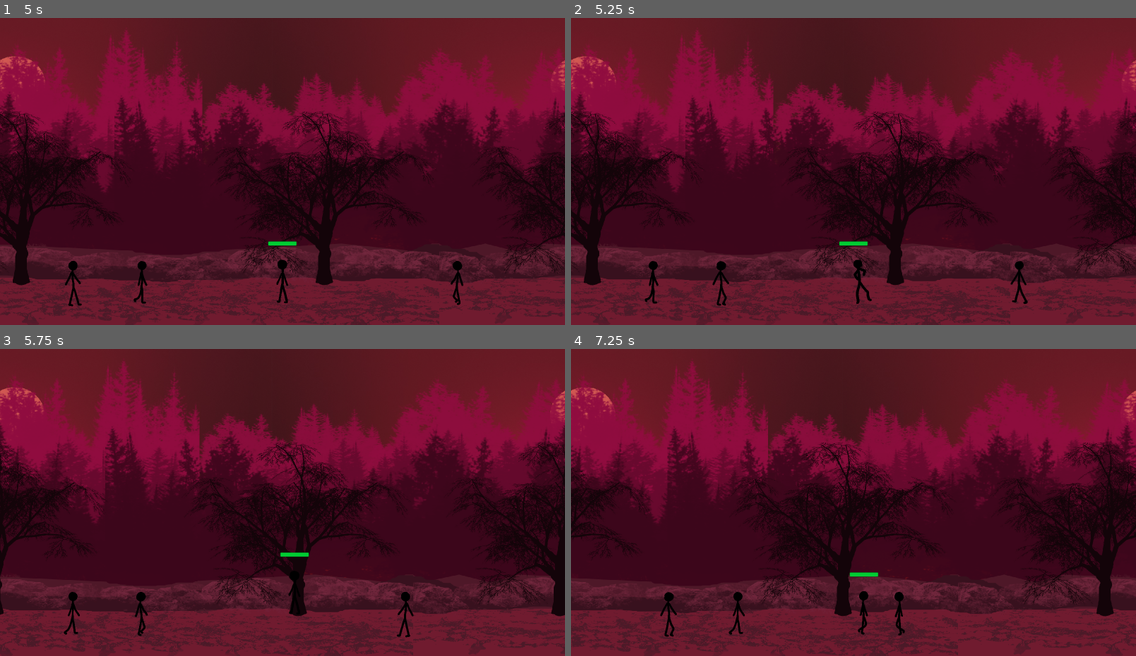
Above: before the commit, frames 1-4 (two rows, left to right).
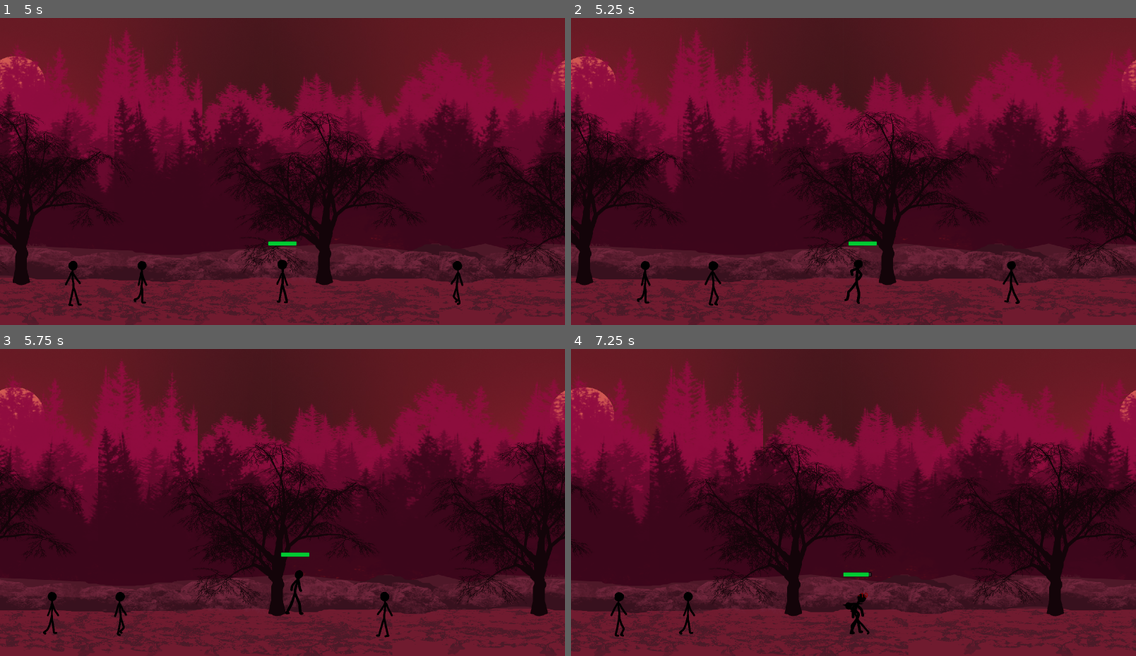
Above: after the commit, the same moments.

Repository: SUGANTH-V-27/stickman
Game: Godot game, scene res://scenes/main.tscn
The game is run twice, just before and just after one commit, with the same random seed, the same clock (stepped at 60 frames per second) and the same inputs.
Inputs (mouse positions are in pixels of both pictures, inside the frame that each line leads up to):
- Up to frame 1 (5 s): click "➤ CONTINUE" at 0.5 s; click "🎮 START GAME" at 1.25 s; tap Enter at 2 s; move the mouse to (406, 156) at 2.02 s; hold Right (ui_right) 2.03-2.75 s; hold P (attack) 2.03-2.75 s; click (406, 156) at 2.17 s; tap Up (jump) at 2.27, 2.57 s; tap K (kick) at 2.3 s; drag from (169, 186) to (299, 254) at 2.77 s; move the mouse to (339, 103) at 3.52 s; hold Left (ui_left) 3.53-4.25 s; hold Up (jump) 3.53-4.25 s; tap P (attack) at 3.8 s; drag from (254, 232) to (107, 275) at 4.27 s
- Up to frame 2 (5.25 s): move the mouse to (1023, 217) at 5.02 s; hold Right (ui_right) from 5.03 s (still down); hold K (kick) from 5.03 s (still down)
- Up to frame 3 (5.75 s): keep holding Right (ui_right); keep holding K (kick); tap Up (jump) at 5.27, 5.3, 5.57 s
- Up to frame 4 (7.25 s): release Right (ui_right) at 5.75 s; release K (kick) at 5.75 s; drag from (684, 456) to (717, 606) at 5.77 s; move the mouse to (881, 502) at 6.52 s; hold Right (ui_right) from 6.53 s (still down); hold K (kick) from 6.53 s (still down); tap Enter at 6.6 s; click (881, 502) at 6.67 s

Frame 1 is identical in both runs. In frame 2, 12% of the frame differs, in the area x 0-100%, y 6-100%; in frame 3, 18%; in frame 4, 25%, in the area x 0-100%, y 4-100%.

Commit message:
button logic added ,shld test

Diff:
--- a/scenes/mobilecontrol.gd
+++ b/scenes/mobilecontrol.gd
@@ -8,43 +8,49 @@
 @onready var attack_button: Button = $AttackButton
 @onready var kick_button: Button = $KickButton
 
+# Shared input state dictionary (same keys as Player.gd)
+var input_states := {
+	"ui_left": false,
+	"ui_right": false,
+	"jump": false,
+	"attack": false,
+	"kick": false
+}
 
 func setup_controls():
 	if player == null:
 		push_error("Player not assigned to MobileControls!")
 		return
 
-	# Movement buttons
-	left_button.button_down.connect(func(): Input.action_press("ui_left"))
-	left_button.button_up.connect(func(): Input.action_release("ui_left"))
+	# Left movement
+	left_button.button_down.connect(func(): input_states["ui_left"] = true)
+	left_button.button_up.connect(func(): input_states["ui_left"] = false)
 
-	right_button.button_down.connect(func(): Input.action_press("ui_right"))
-	right_button.button_up.connect(func(): Input.action_release("ui_right"))
+	# Right movement
+	right_button.button_down.connect(func(): input_states["ui_right"] = true)
+	right_button.button_up.connect(func(): input_states["ui_right"] = false)
 
-	# Jump button
-	jump_button.button_down.connect(func(): Input.action_press("jump"))
-	jump_button.button_up.connect(func(): Input.action_release("jump"))
+	# Jump
+	jump_button.button_down.connect(func(): input_states["jump"] = true)
+	jump_button.button_up.connect(func(): input_states["jump"] = false)
 
-	# Attack button
-	attack_button.button_down.connect(func(): Input.action_press("attack"))
-	attack_button.button_up.connect(func(): Input.action_release("attack"))
+	# Attack
+	attack_button.button_down.connect(func(): input_states["attack"] = true)
+	attack_button.button_up.connect(func(): input_states["attack"] = false)
 
-	# Kick button
-	kick_button.button_down.connect(func(): Input.action_press("kick"))
-	kick_button.button_up.connect(func(): Input.action_release("kick"))
-
+	# Kick
+	kick_button.button_down.connect(func(): input_states["kick"] = true)
+	kick_button.button_up.connect(func(): input_states["kick"] = false)
 
 func adjust_button_sizes():
-	var is_mobile := OS.has_feature("mobile") or DisplayServer.is_touchscreen_available()
+	var is_mobile := (OS.get_name() in ["Android", "iOS"]) or DisplayServer.is_touchscreen_available()
 
 	if is_mobile:
-		# Show buttons on mobile with 150x150 size
 		var target_size := Vector2(150, 150)
 		for button in [left_button, right_button, jump_button, attack_button, kick_button]:
 			button.visible = true
 			button.custom_minimum_size = target_size
 			button.set_size(target_size)
 	else:
-		# Hide buttons completely on desktop/laptop
 		for button in [left_button, right_button, jump_button, attack_button, kick_button]:
 			button.visible = false
--- a/scenes/player.gd
+++ b/scenes/player.gd
@@ -17,20 +17,25 @@
 signal health_changed(current: int, max: int)
 
 var _hit_recovering := false
-var lock_movement_during_attack := false
 
 # -------------------- NODES --------------------
 @onready var sprite: AnimatedSprite2D = $AnimatedSprite2D
 @onready var punch_hitbox: Area2D = $punchhitbox
 @onready var kick_hitbox: Area2D = $kickhitbox
 @onready var health_bar: ProgressBar = $HealthBar
-
-@onready var camera: Camera2D = $Camera2D
 @onready var air_sfx: AudioStreamPlayer = $AudioStreamPlayer/air_sfx
 @onready var hit_sfx: AudioStreamPlayer = $AudioStreamPlayer/hit_sfx
 @onready var walk_sfx: AudioStreamPlayer = $AudioStreamPlayer/walk_sfx
 
-const CAMERA_Y := 540.0
+# -------------------- INPUT STATE --------------------
+# Shared flags for keyboard + mobile buttons
+var input_states := {
+	"ui_left": false,
+	"ui_right": false,
+	"jump": false,
+	"attack": false,
+	"kick": false
+}
 
 # ------------------------------------------------
 func _ready() -> void:
@@ -44,40 +49,57 @@
 	if health_bar:
 		health_bar.max_value = max_health
 		health_bar.value = health
-	set_process_mode(Node.PROCESS_MODE_INHERIT)
 
 	punch_hitbox.monitoring = false
 	kick_hitbox.monitoring = false
-
 	sprite.play("idle")
 
+# ------------------------------------------------
+# KEYBOARD INPUT
+# ------------------------------------------------
+func _input(event) -> void:
+	if event.is_action_pressed("attack"): input_states["attack"] = true
+	if event.is_action_released("attack"): input_states["attack"] = false
+
+	if event.is_action_pressed("kick"): input_states["kick"] = true
+	if event.is_action_released("kick"): input_states["kick"] = false
+
+	if event.is_action_pressed("jump"): input_states["jump"] = true
+	if event.is_action_released("jump"): input_states["jump"] = false
+
+	if event.is_action_pressed("ui_left"): input_states["ui_left"] = true
+	if event.is_action_released("ui_left"): input_states["ui_left"] = false
+
+	if event.is_action_pressed("ui_right"): input_states["ui_right"] = true
+	if event.is_action_released("ui_right"): input_states["ui_right"] = false
+
+# ------------------------------------------------
+# MAIN LOOP
 # ------------------------------------------------
 func _physics_process(delta: float) -> void:
 	# Gravity
 	if not is_on_floor():
 		velocity.y += gravity * delta
-	else:
-		if velocity.y > 0:
-			velocity.y = 0
+	elif velocity.y > 0:
+		velocity.y = 0
 
 	# Jump
-	if Input.is_action_just_pressed("jump") and is_on_floor():
+	if input_states["jump"] and is_on_floor():
 		velocity.y = -jump_force
-
-	# Restrict movement when hit or dead
+		input_states["jump"] = false
+		state = State.MOVE
+		sprite.play("jump")
+
+	# Restrict movement when hit/dead
 	if state in [State.DEAD, State.HIT]:
 		velocity.x = 0
 		move_and_slide()
 		return
 
-	# Restrict movement during attack only if flagged
-	if state == State.ATTACK and is_on_floor() and lock_movement_during_attack:
-		velocity.x = 0
-		move_and_slide()
-		return
-
 	# Movement
-	var dir := Input.get_axis("ui_left", "ui_right")
+	var dir := 0
+	if input_states["ui_left"]: dir -= 1
+	if input_states["ui_right"]: dir += 1
 	velocity.x = dir * speed
 	move_and_slide()
 
@@ -96,23 +118,19 @@
 		if not walk_sfx.playing:
 			walk_sfx.play()
 
-# ------------------------------------------------
-func _input(event) -> void:
-	if state in [State.DEAD, State.HIT, State.ATTACK]:
-		return
-
-	if event.is_action_pressed("attack"):
+	# Attacks (can overlap with movement/jump)
+	if input_states["attack"] and state not in [State.DEAD, State.HIT]:
 		punch()
-	elif event.is_action_pressed("kick"):
+		input_states["attack"] = false
+	if input_states["kick"] and state not in [State.DEAD, State.HIT]:
 		kick()
-	elif event.is_action_pressed("jump"):
-		jump()
+		input_states["kick"] = false
 
 # ------------------------------------------------
 # ATTACKS
-func _do_attack(hitbox: Area2D, anim: String, active_time: float, cooldown: float, lock_move := false) -> void:
+# ------------------------------------------------
+func _do_attack(hitbox: Area2D, anim: String, active_time: float, cooldown: float) -> void:
 	state = State.ATTACK
-	lock_movement_during_attack = lock_move
 	sprite.play(anim)
 	air_sfx.play()
 
@@ -128,10 +146,10 @@
 		sprite.play("idle")
 
 func punch() -> void:
-	_do_attack(punch_hitbox, "punch", 0.05, 0.25, false)  # allow movement
+	_do_attack(punch_hitbox, "punch", 0.05, 0.25)
 
 func kick() -> void:
-	_do_attack(kick_hitbox, "kick", 0.08, 0.25, true)     # lock movement
+	_do_attack(kick_hitbox, "kick", 0.08, 0.25)
 
 func jump() -> void:
 	if is_on_floor():
@@ -141,44 +159,31 @@
 
 # ------------------------------------------------
 # HITBOX SIGNALS
+# ------------------------------------------------
 func _on_punchhitbox_body_entered(body: Node) -> void:
-	if state != State.ATTACK:
-		return
+	if state != State.ATTACK: return
 	if body.is_in_group("enemy"):
 		hit_sfx.play()
 		var dir := -1 if sprite.flip_h else 1
-
-		# Aerial punch combo - more damage!
 		var damage = aerial_punch_damage if not is_on_floor() else punch_damage
 		var knockback = 350 if not is_on_floor() else 200
-
 		body.take_damage(damage, dir, knockback)
 
-		var main = get_tree().current_scene
-		if main and main.has_method("get") and main.get("combat_system"):
-			main.combat_system.on_hit(self, body, damage, body.global_position)
-
 func _on_kickhitbox_body_entered(body: Node) -> void:
-	if state != State.ATTACK:
-		return
+	if state != State.ATTACK: return
 	if body.is_in_group("enemy"):
 		hit_sfx.play()
 		var dir := -1 if sprite.flip_h else 1
 		body.take_damage(kick_damage, dir, 450)
 
-		var main = get_tree().current_scene
-		if main and main.has_method("get") and main.get("combat_system"):
-			main.combat_system.on_hit(self, body, kick_damage, body.global_position)
-
 # ------------------------------------------------
 # DAMAGE
+# ------------------------------------------------
 func take_damage(amount: int, knockback_dir: int, force: float) -> void:
-	if state == State.DEAD or is_dying:
-		return
+	if state == State.DEAD or is_dying: return
 
 	health = max(health - amount, 0)
-	if health_bar:
-		health_bar.value = health
+	if health_bar: health_bar.value = health
 	emit_signal("health_changed", health, max_health)
 
 	if health <= 0:
@@ -188,7 +193,6 @@
 		punch_hitbox.monitoring = false
 		kick_hitbox.monitoring = false
 		sprite.play("death")
-
 		var main = get_tree().current_scene
 		if is_instance_valid(main) and main.has_method("show_game_over"):
 			main.show_game_over()
@@ -206,26 +210,36 @@
 		move_and_slide()
 
 func _call_hit_recover() -> void:
-	if not _hit_recovering:
-		return
+	if not _hit_recovering: return
 	await get_tree().create_timer(0.25).timeout
-	if not is_instance_valid(self) or state == State.DEAD or is_dying:
-		return
+	if not is_instance_valid(self) or state == State.DEAD or is_dying: return
 	_hit_recovering = false
 	state = State.IDLE
 	sprite.play("idle")
 
 func die() -> void:
-	if state == State.DEAD or is_dying:
-		return
+	if state == State.DEAD or is_dying: return
 	health = 0
-	if health_bar:
-		health_bar.value = health
+	if health_bar: health_bar.value = health
 	take_damage(0, 0, 0)
 
 # ------------------------------------------------
 # PAUSE SUPPORT
+# ------------------------------------------------
 func _set_paused_state(paused: bool) -> void:
 	set_process(!paused)
 	set_physics_process(!paused)
 	set_process_input(!paused)
+
+# ------------------------------------------------
+# MOBILE CONTROL HOOKS
+# ------------------------------------------------
+func _on_AttackButton_pressed(): input_states["attack"] = true
+func _on_KickButton_pressed(): input_states["kick"] = true
+func _on_JumpButton_pressed(): input_states["jump"] = true
+
+func _on_LeftButton_pressed(): input_states["ui_left"] = true
+func _on_LeftButton_released(): input_states["ui_left"] = true
+
+func _on_RightButton_pressed(): input_states["ui_left"] = true
+func _on_RightButton_released(): input_states["ui_left"] = true
Not shown, changed: export_presets.cfg
Not shown, changed: game.pck
